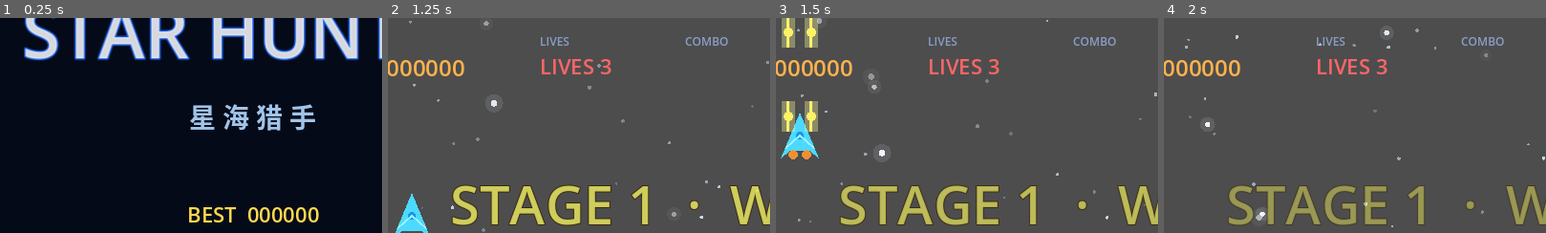
Above: before the commit, frames 1-4 (left to right).
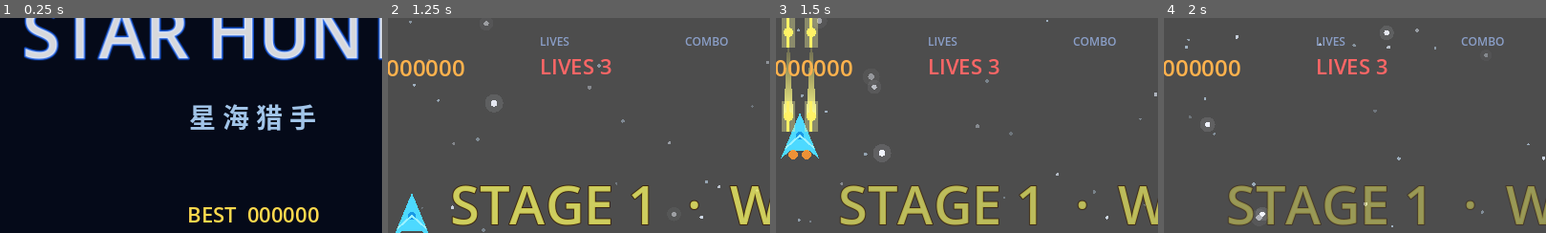
Above: after the commit, the same moments.

Repository: ailiAlone/DotAgent
Game: Godot game, scene res://scenes/main.tscn
Two runs of this game, one before a commit and one after it. Both use one fixed random seed, a clock stepped at 60 frames per second and the inputs below.
Inputs (mouse positions are % of the whole screen's width and height, from its top left):
- Up to frame 1 (0.25 s): no input
- Up to frame 2 (1.25 s): click "START 开始" at 0.5 s
- Up to frame 3 (1.5 s): tap Enter (ui_accept) at 1.25 s; move the mouse to (45, 70) at 1.27 s; hold W (move_up) from 1.28 s (still down); hold Space (shoot) from 1.28 s (still down); click (45, 70) at 1.42 s
- Up to frame 4 (2 s): keep holding W (move_up); keep holding Space (shoot); tap Enter (ui_accept) at 1.52 s
The pictures show only the part of the screen within x 17-67%, y 0-50%; the shares and areas given below are measured in that part.

Frames 1-2 are identical in both runs. In frame 3, 0.8% of the frame differs, in the area x 2-11%, y 13-45%; in frame 4, nothing differs.
Error before the commit: Invalid assignment of property or key 'cap_mode' with value of type 'int' on a base object of type 'Line2D'. (res://scripts/bullet.gd:35)
Error after the commit: Invalid assignment of property or key 'cap_mode' with value of type 'int' on a base object of type 'Line2D'. (res://scripts/bullet.gd:40)

Commit message:
chore: E2E 完整链路验证 — route→child 13次工具调用→看门狗收工，EXIT CODE 0
ObjectPool 子节点成功执行 13 次工具调用（patch_scene/update_script/
build_scene），无 HTTP 400 错误。480s 看门狗到点后正常收工。
完整链路: Root route_to_child → wait_for_children → ObjectPool 独立工作。
架构行为正确，剩余瓶颈是 kimi-for-coding 每轮响应慢（30-60s）。

Diff:
--- a/scripts/bullet.gd
+++ b/scripts/bullet.gd
@@ -19,9 +19,14 @@
 var _trail_timer: float = 0.0
 var _trail_step: float = 0.012
 
+var _dying: bool = false
+var _death_fade: float = 0.15
+var _death_timer: float = 0.0
+
 func _ready():
 	add_to_group("bullets")
 	if trail:
+		trail.top_level = true
 		_setup_trail_visuals()
 	if glow:
 		_setup_glow_visuals()
@@ -42,6 +47,7 @@
 	glow.range = 48.0
 	glow.texture = _create_glow_texture()
 	glow.z_index = 1
+	glow.enabled = true
 
 func _create_glow_material() -> CanvasItemMaterial:
 	var mat = CanvasItemMaterial.new()
@@ -81,23 +87,46 @@
 	return c
 
 func _process(delta):
+	if _dying:
+		_fade_out(delta)
+		return
+
 	position += velocity * delta
 	lifetime -= delta
 	_update_trail(delta)
+
 	if lifetime <= 0 or not _in_bounds():
-		queue_free()
+		_start_death()
 
 func _update_trail(delta: float) -> void:
 	if not trail:
 		return
 	_trail_timer += delta
+	var head := to_global(Vector2.ZERO)
 	while _trail_timer >= _trail_step:
 		_trail_timer -= _trail_step
-		trail.add_point(Vector2.ZERO)
+		trail.add_point(head)
 		while trail.get_point_count() > _trail_length:
 			trail.remove_point(0)
 	if trail.get_point_count() > 0:
-		trail.set_point_position(trail.get_point_count() - 1, Vector2.ZERO)
+		trail.set_point_position(trail.get_point_count() - 1, head)
+
+func _start_death() -> void:
+	set_process(false)
+	_dying = true
+	_death_timer = 0.0
+	if glow:
+		glow.enabled = false
+	_fade_out(0.0)
+
+func _fade_out(delta: float) -> void:
+	_death_timer += delta
+	var t := clampf(_death_timer / _death_fade, 0.0, 1.0)
+	modulate.a = 1.0 - t
+	if trail:
+		trail.modulate.a = 1.0 - t
+	if _death_timer >= _death_fade:
+		queue_free()
 
 func _in_bounds() -> bool:
 	var vp = get_viewport_rect()
Not shown, changed: addons/dotagent/banyan_agent/persistence/agent_tree.json
Not shown, added: addons/dotagent/banyan_agent/sessions/headless-2026-07-29T12-26-56/run_2026-07-29T12-18-56.json
Not shown, added: addons/dotagent/banyan_agent/sessions/headless-2026-07-29T12-26-56/run_2026-07-29T12-18-56.md
